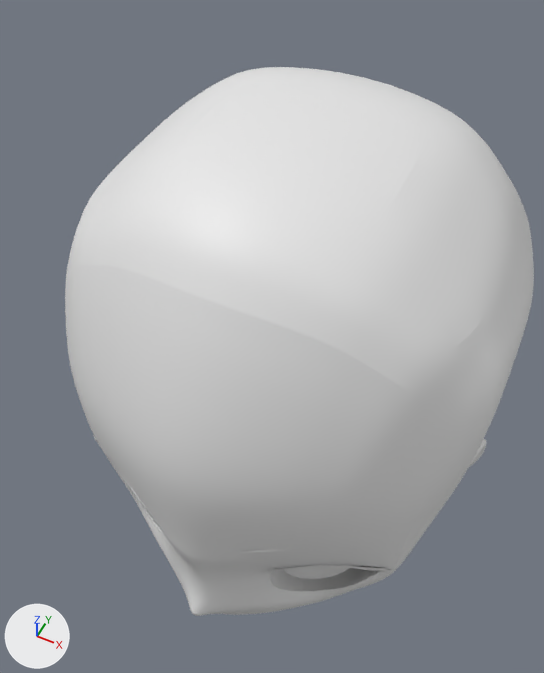
Two versions of the Blender file 津辺愛香/modeling/Aika.blend, one commit apart.
Before and after are seen from a camera (50 mm lens) standing at (0.194, -0.387, 4.579) and looking at (-0.024, 0.049, 4.034). The lights are fixed; the arrows at lower left show +X, +Y and +Z. The older version comes first. Mesh edges are drawn as thin lines on the coarser meshes.

Objects in the first picture: 'face' and 2 more.
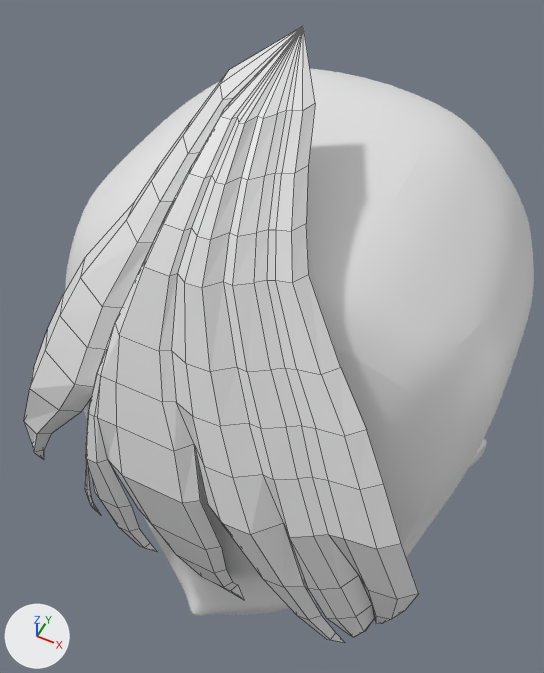
What differs and where, as boxes (x1, y1, x2, y2) in the pictures (544 x 673 px):
```json
{"object": "平面", "change": "added", "after": [24, 26, 419, 642]}
```

The change, as JSON lines over the scene's bpy script:
```json
{"op": "add", "block": "me_平面_003", "code": ["me_平面_003 = bpy.data.meshes.new('平面.003')", "me_平面_003.from_pydata(...)  # 271 vertices, 217 faces; spans x -0.175..0.188, y -0.181..0.05, z 3.918..4.347"]}
{"op": "add", "block": "ob_平面", "code": ["ob_平面 = bpy.data.objects.new('平面', me_平面_003)", "ob_平面.location = (0.0, 0.0, 0.0)"]}
```
